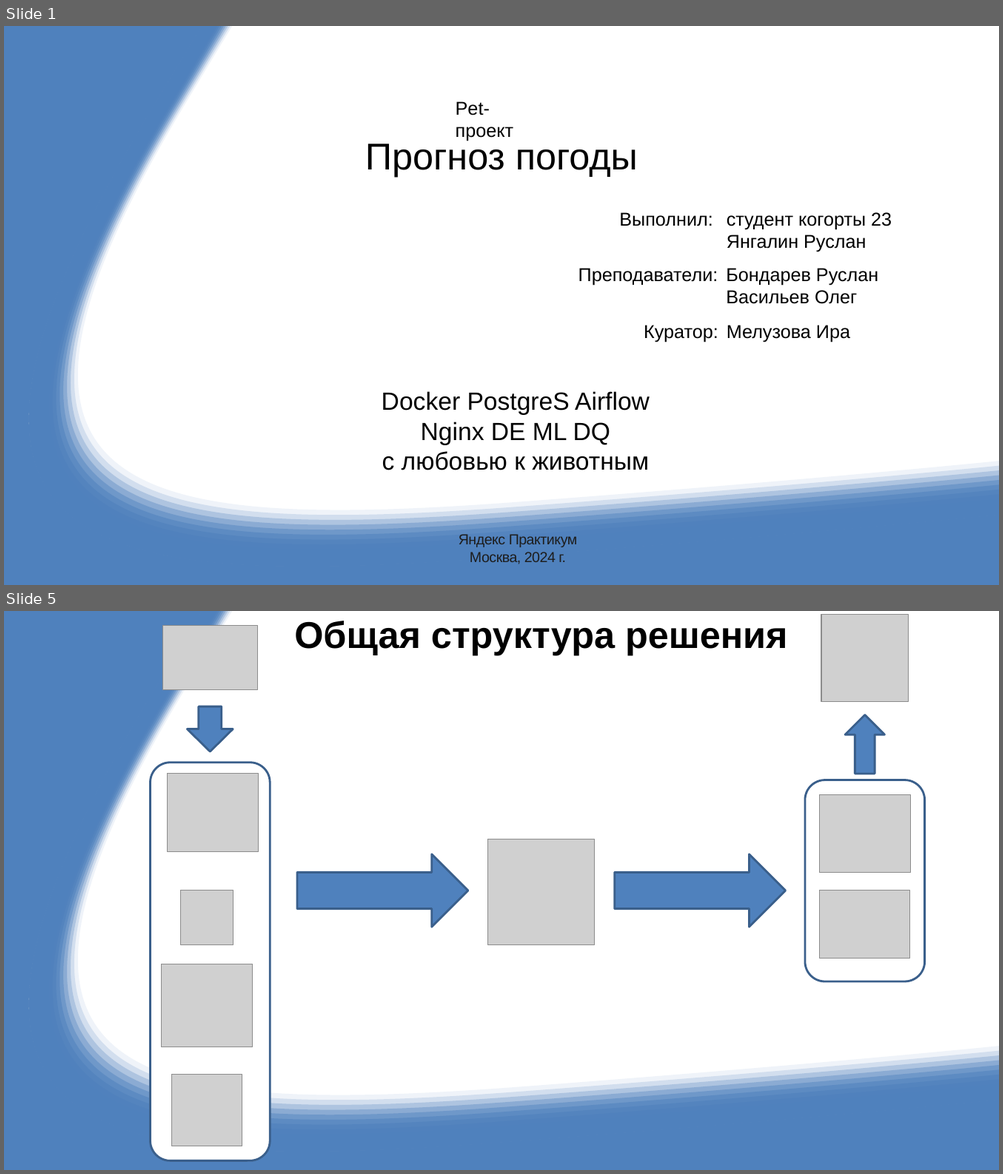
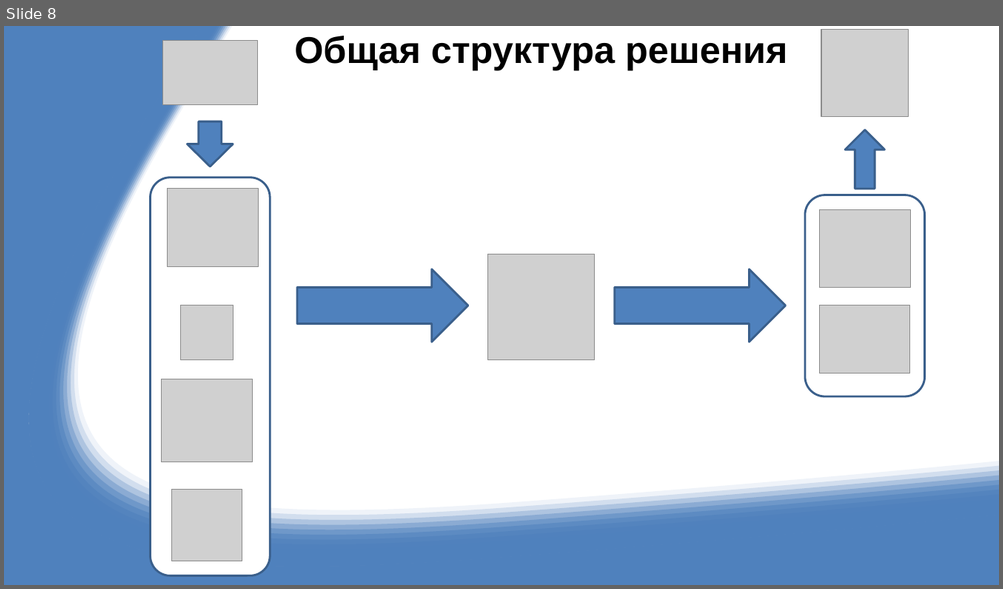
Before and after one commit to RUS02/PetProjJRG, a slide deck: DOC/DE_Yandex_2023-2024.pptx. Shown one above the other, each under a label of ours: slides 1 and 5 before the commit, slide 8 after it; the slides between them are not shown. The pictures are 1003x1174 and 1003x589 pixels, drawn with LibreOffice and Linux fonts; fonts in the diff are those of the drawing; grey boxes stand for pictures. Boxes give left, top, right and bottom in pixels: in the first picture for what was removed or moved away, otherwise in the second. Text is boxed around its words. In the diff, an @@ line names an element or a change of style, - is before the commit and + after.

```diff
--- a/DOC/DE_Yandex_2023-2024.pptx
+++ b/DOC/DE_Yandex_2023-2024.pptx
@@ slide 1 removed at (4,26,999,585), background #FFFFFF; not listed: 12 template elements that a slide beside it also shows @@
@@ text removed at (455,101,513,141) @@
-Pet-проект
@@ title removed at (365,140,637,177) @@
-Прогноз погоды
@@ text removed at (619,212,891,252) @@
-Выполнил:
-студент когорты 23
-Янгалин Руслан
@@ text removed at (578,268,878,304) @@
-Преподаватели:
-Бондарев Руслан
-Васильев Олег
@@ text removed at (643,325,850,343) @@
-Куратор:
-Мелузова Ира
@@ subtitle removed at (381,392,649,471) @@
-Docker PostgreS Airflow
-Nginx DE ML DQ
-с любовью к животным
@@ text removed at (458,534,578,565) @@
-Яндекс Практикум
-Москва, 2024 г.
@@ what was slide 5 is now slide 8 @@
```
Also in this commit, not shown: 3 slides changed, 5 slides added, 19 other files.
